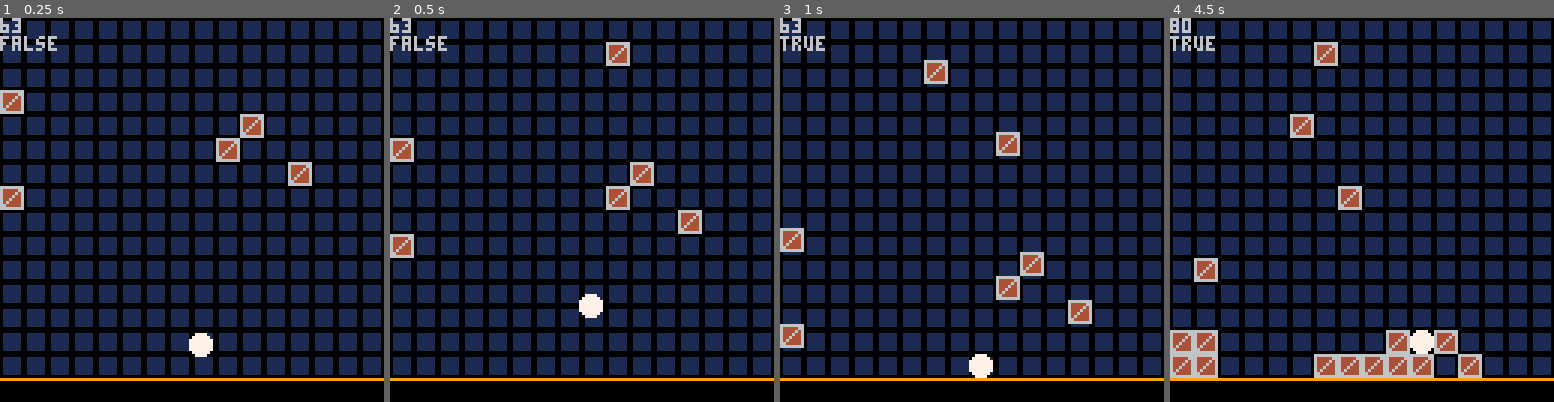
Above: before the commit, frames 1-4 (left to right).
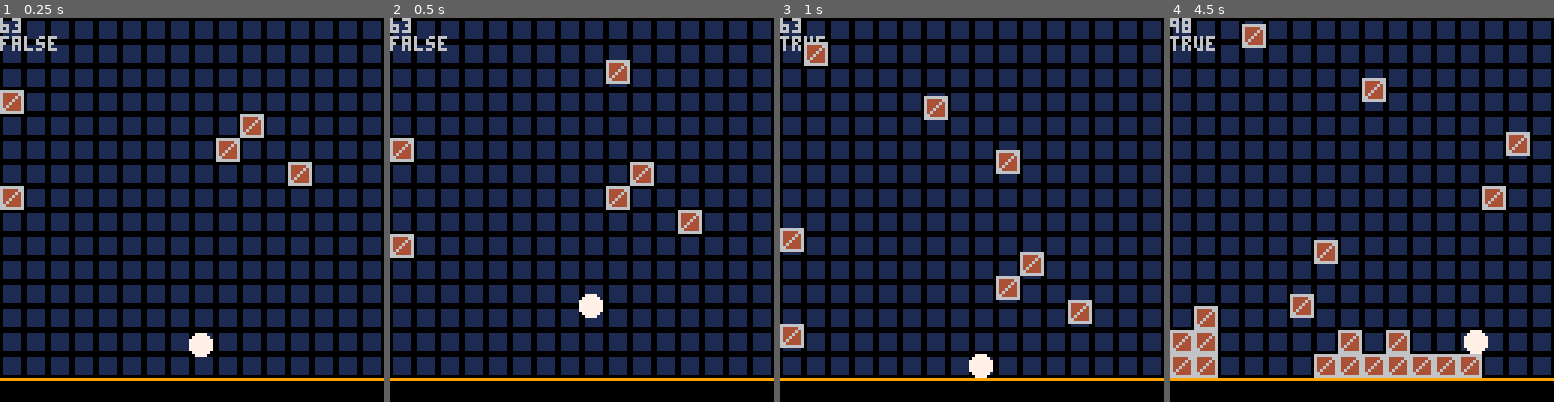
Above: after the commit, the same moments.

Repository: alstonStone/pico8_T-Jump
Game: PICO-8 cartridge t-jump.p8
Same seed, same stepped clock (60 frames per second), same inputs: the game is played once before the commit and once after it.
Inputs:
- Up to frame 1 (0.25 s): no input
- Up to frame 2 (0.5 s): tap X (X key) at 0.33 s
- Up to frame 3 (1 s): no input
- Up to frame 4 (4.5 s): tap X (X key) at 1.07, 1.85, 2.97, 4.08 s; hold Right 1.6-2.1 s; hold Right 2.47-3.03 s; hold Left 3.08-3.58 s; hold Right from 4.02 s (still down)

Frame 1 is identical in both runs. In frame 2, 0.6% of the frame differs, in the area x 56-63%, y 6-18%; in frame 3, 1.8%; in frame 4, 6.1%, in the area x 0-94%, y 1-94%.

Commit message:
deleting blocks above a y value
add ed the ability to delete all blocks below a given y value and to reenable gravity so that they fall again.

Diff:
--- a/t-jump.p8
+++ b/t-jump.p8
@@ -37,7 +37,8 @@
 		--flr(rnd(15))
 	end
 	timers={}
-	add(timers,call_function_every_x_seconds(.2,spawn_block_random_X))
+	add(timers,call_function_every_x_seconds(.15,spawn_block_random_X))
+	add(timers,call_function_every_x_seconds(10,remove_blocks_above_yvalue,96))
 end
 
 
@@ -89,6 +90,25 @@
 
 function spawn_block_random_X()
 	add(blocks,spawn_block(flr(rnd(16))*8,0))
+end
+
+
+function remove_blocks_above_yvalue(yval)
+	old_blocks=blocks
+	blocks={}
+	for b in all(old_blocks) do
+		if(b.y<yval) then
+			add(blocks,b)
+		end
+	end
+	enable_gravity_for_all_blocks()
+end
+
+
+function enable_gravity_for_all_blocks()
+	for b in all(blocks) do
+		b.landed = false
+	end
 end
 
 
@@ -289,6 +309,20 @@
 		self.time_left-=1
 		if self.time_left<=0 then
 			func_to_call()
+			--self.time_left=self.start_time
+			self.time_left=seconds*60
+		end
+	end
+	}
+end
+
+function call_function_every_x_seconds(seconds,func_to_call,value)
+	return{
+	time_left=seconds*60,
+	update=function(self)
+		self.time_left-=1
+		if self.time_left<=0 then
+			func_to_call(value)
 			--self.time_left=self.start_time
 			self.time_left=seconds*60
 		end
